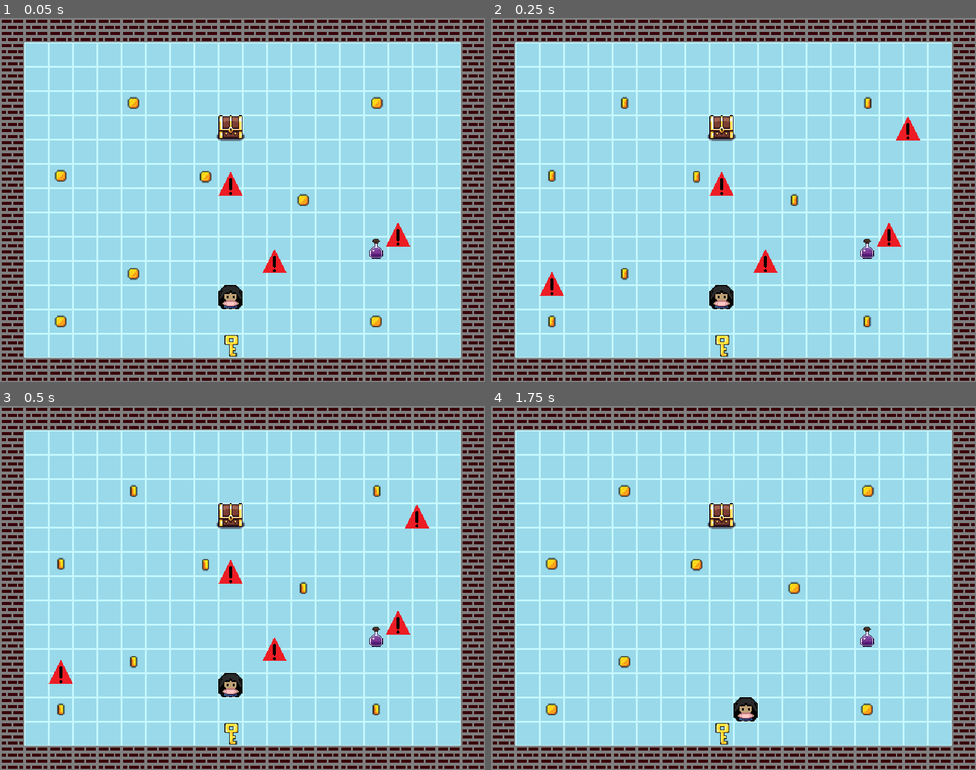
Above: before the commit, frames 1-4 (two rows, left to right).
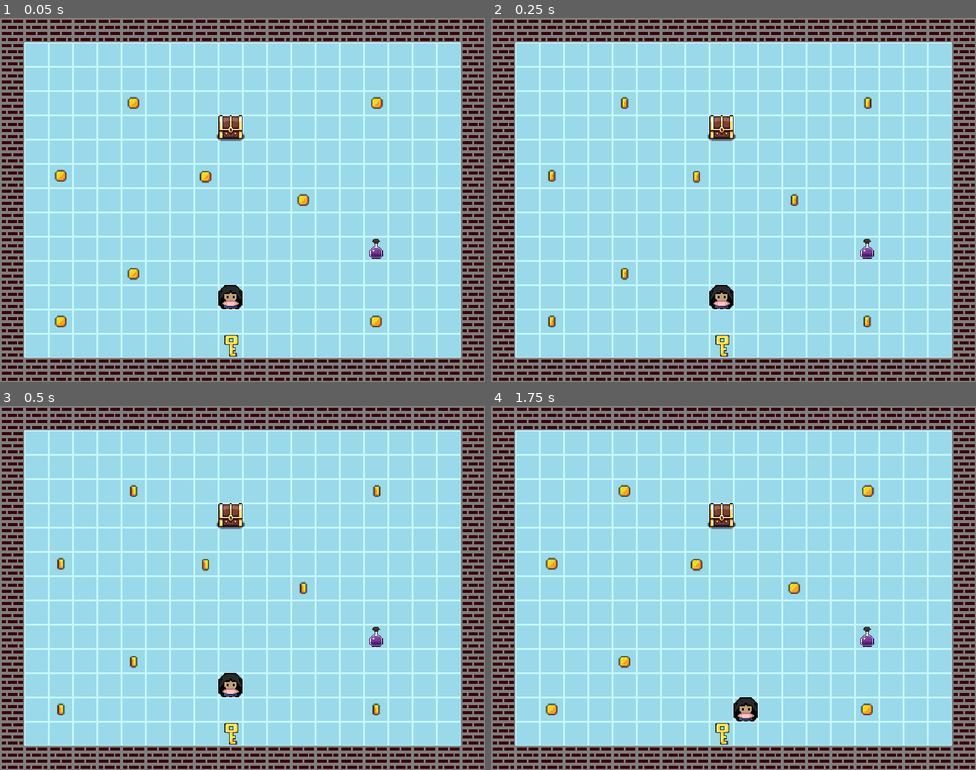
Above: after the commit, the same moments.

Repository: wispykey/UBCGD-Team-14
Game: Godot game, scene res://Prototyping/Example/ExampleLevel.tscn
The game is run twice, just before and just after one commit, with the same random seed, the same clock (stepped at 60 frames per second) and the same inputs. This scene is started directly instead of the project's main scene. Sound files missing from this copy of the repository are replaced by a short silence.
Inputs:
- Up to frame 1 (0.05 s): no input
- Up to frame 2 (0.25 s): no input
- Up to frame 3 (0.5 s): no input
- Up to frame 4 (1.75 s): tap Enter (ui_accept) at 0.5, 0.77, 1.52 s; hold D (move_right) 0.53-1.28 s; hold S (move_down) from 1.28 s (still down)

The runs differ from the first frame. In frame 1, 0.5% of the frame differs, in the area x 45-85%, y 42-70%; in frame 2, 0.8%, in the area x 10-89%, y 27-77%; in frame 3, 0.8%; in frame 4, nothing differs.

Commit message:
Disabled danger signs in ExampleLevel

Diff:
--- a/Prototyping/Example/example_level.gd
+++ b/Prototyping/Example/example_level.gd
@@ -18,10 +18,11 @@
 # Function to be called whenever quarter_beat signal is emitted
 func _on_quarter_beat(beat_num: int):
 	# Do something on each beat here!
-	spawn_danger_sign_at_random_location()
+	# spawn_danger_sign_at_random_location()
 
 	# Uncomment the call below to simulate the grid-based movement we will have
 	# move_one_tile_right()
+	pass
 
 # Moves right by the width of one tile
 func move_one_tile_right():
